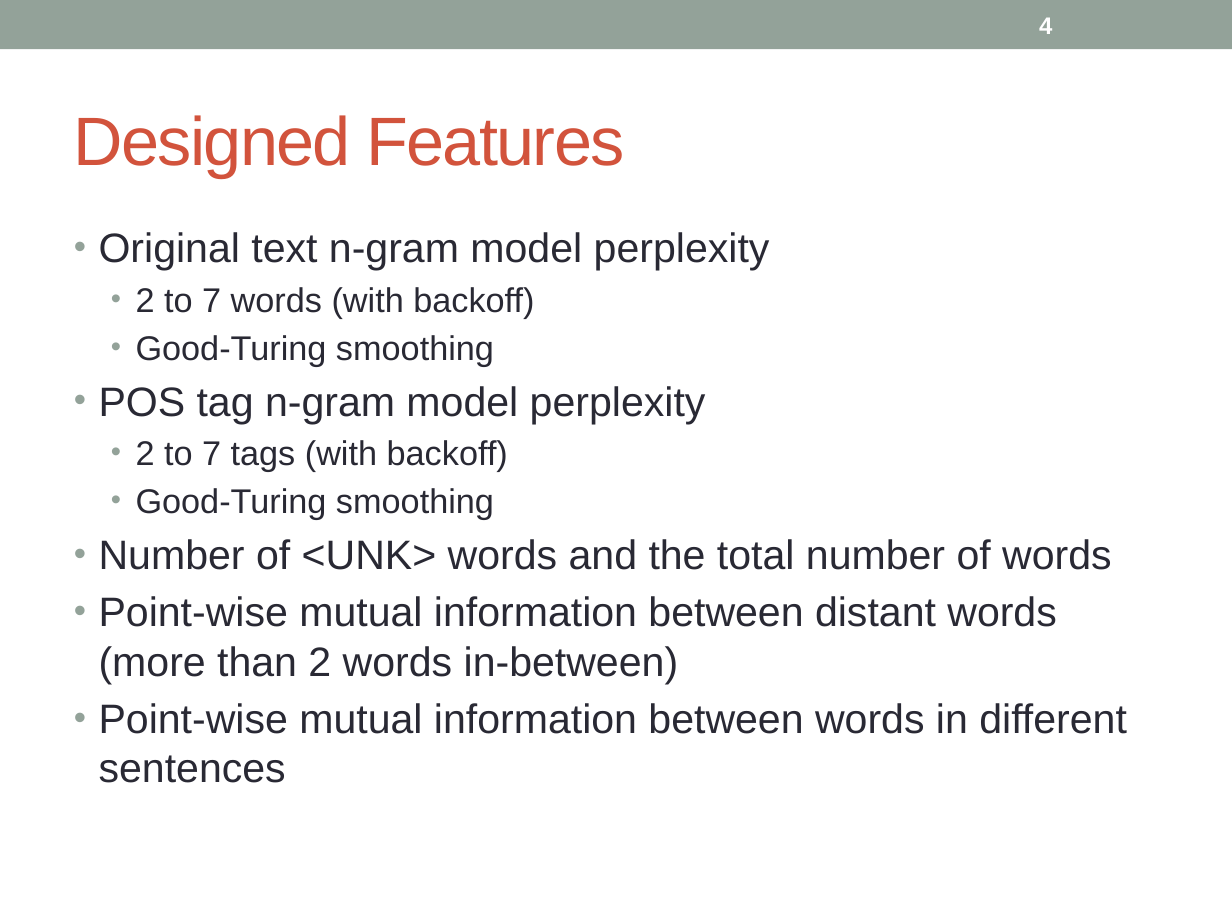
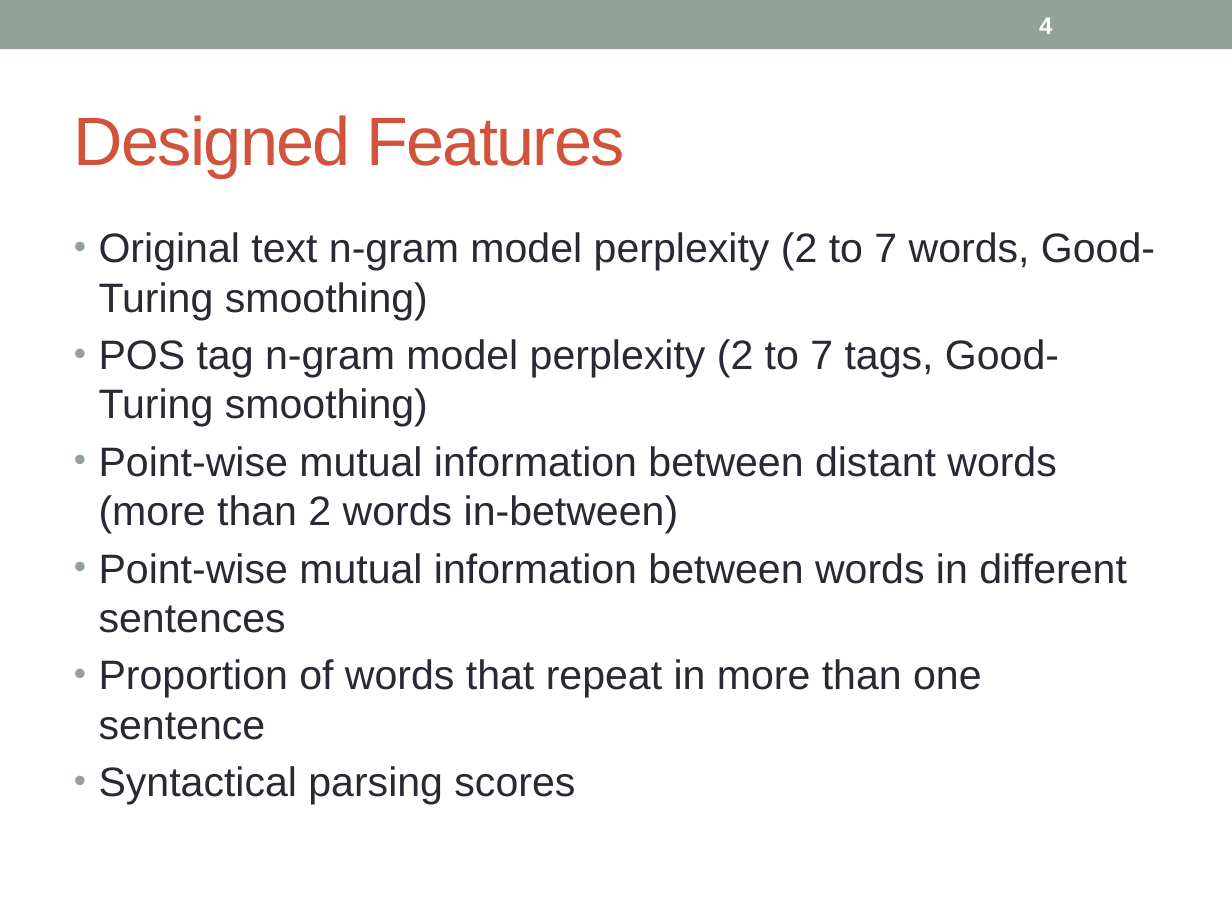
Before and after one commit to hunterhector/LangStats12Spring, a slide deck: slide 4 of Slides/11761-slides.pptx. Drawn at 1232x924 pixels with LibreOffice and Linux fonts; fonts in the diff are those of the drawing. Boxes give left, top, right and bottom in pixels: in the first picture for what was removed or moved away, otherwise in the second. Text is boxed around its words. In the diff, an @@ line names an element or a change of style, - is before the commit and + after.

```diff
--- a/Slides/11761-slides.pptx
+++ b/Slides/11761-slides.pptx
@@ text at (99, 232, 1155, 427): text changed @@
-• Original text n-gram model perplexity
-  • 2 to 7 words (with backoff)
-  • Good-Turing smoothing
-• POS tag n-gram model perplexity
-  • 2 to 7 tags (with backoff)
-  • Good-Turing smoothing
-• Number of <UNK> words and the total number of words
+• Original text n-gram model perplexity (2 to 7 words, Good-Turing smoothing)
+• POS tag n-gram model perplexity (2 to 7 tags, Good-Turing smoothing)
@@ text at (99, 659, 982, 804): paragraphs added @@
+• Proportion of words that repeat in more than one sentence
+• Syntactical parsing scores
```
Also in this commit, not shown: 8 other slides changed, 3 other files.
